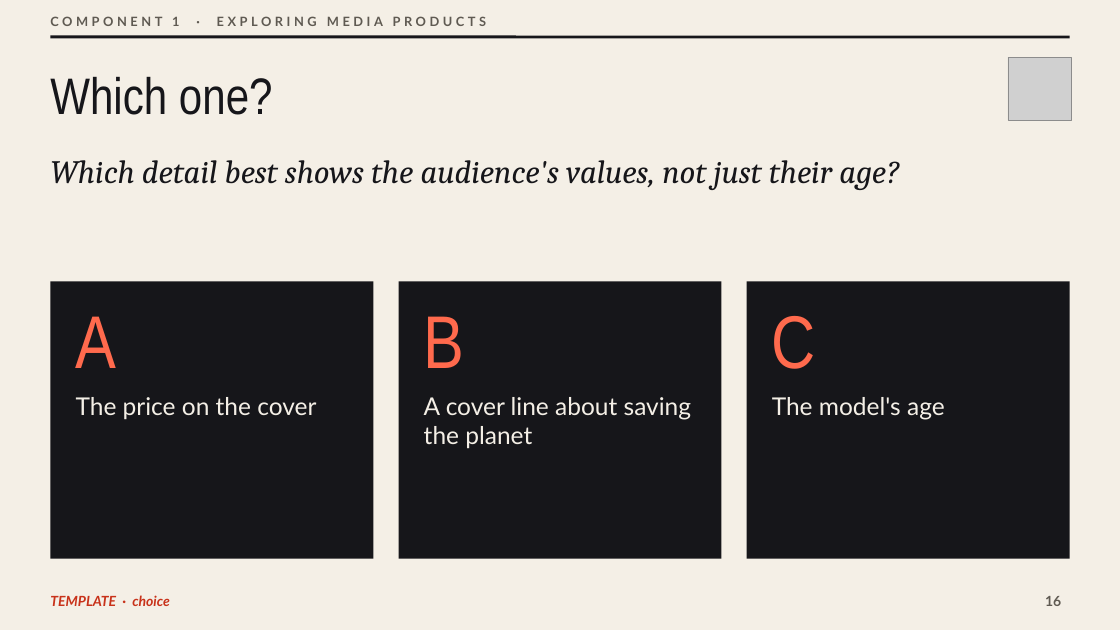
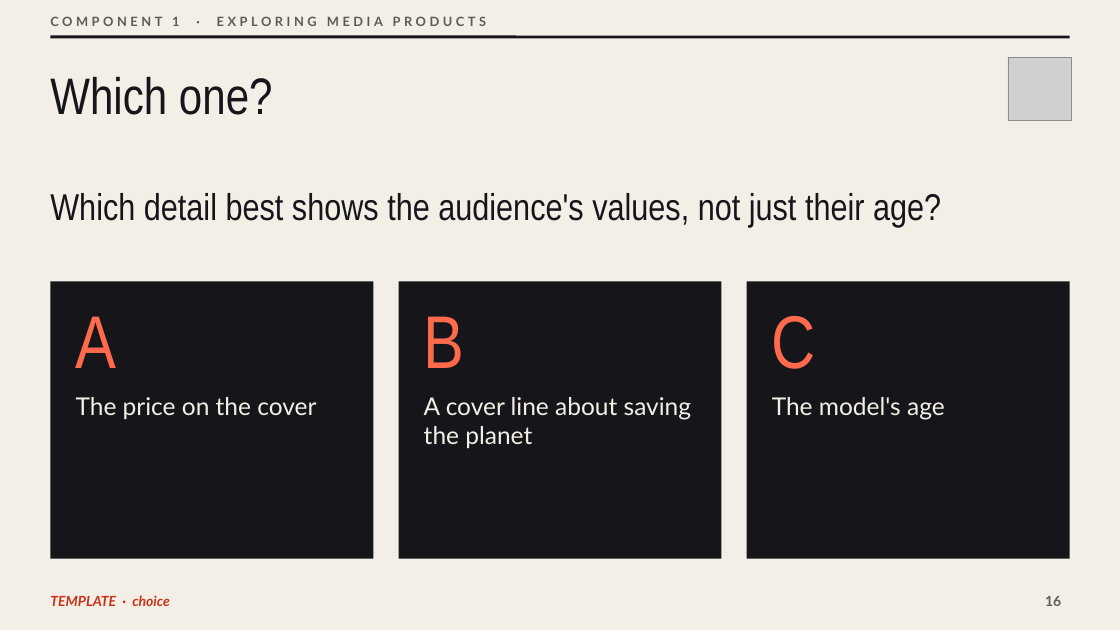
Before and after one commit to OGAComputing/interactive, a slide deck: slide 16 of _presentations/Y10_BTEC_CDM/C1_Deck_Template.pptx. Drawn at 1120x630 pixels with LibreOffice and Linux fonts; fonts in the diff are those of the drawing; grey boxes stand for pictures. Boxes give left, top, right and bottom in pixels: in the first picture for what was removed or moved away, otherwise in the second. Text is boxed around its words. In the diff, an @@ line names an element or a change of style, - is before the commit and + after.

```diff
--- a/_presentations/Y10_BTEC_CDM/C1_Deck_Template.pptx
+++ b/_presentations/Y10_BTEC_CDM/C1_Deck_Template.pptx
@@ text "Which detail best shows the ..." at [50, 193, 941, 227]: size 28 to 32 pt, font Cambria to Arial Narrow, italic off; vertical alignment top to middle @@
```
Also in this commit, not shown: 1 other slide changed, 7 other files.
